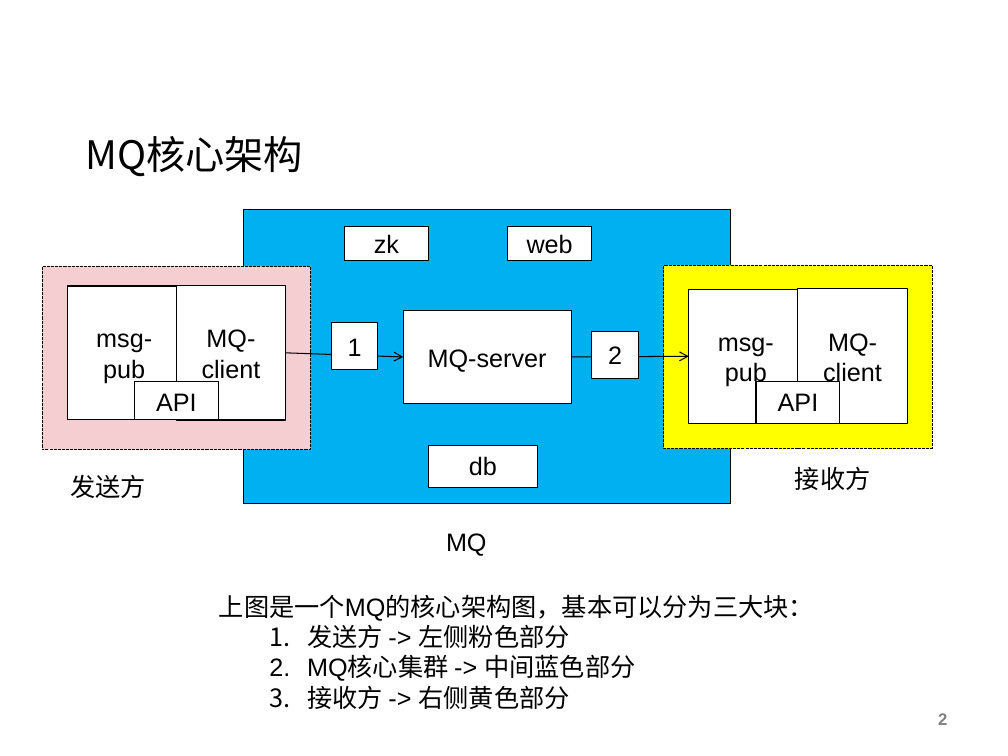
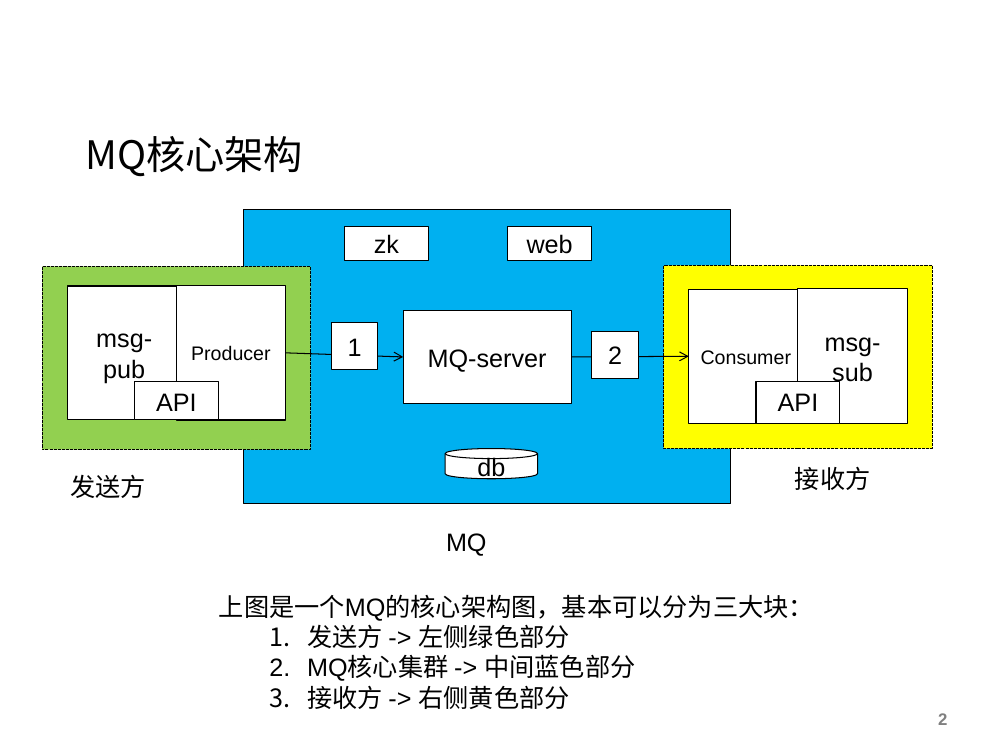
Before and after one commit to charlesmao/document, a slide deck: slide 2 of MQ消息总线的幂等性设计.pptx. Drawn at 1008x756 pixels with LibreOffice and Linux fonts; fonts in the diff are those of the drawing; background and template pictures are left out. Boxes give left, top, right and bottom in pixels: in the first picture for what was removed or moved away, otherwise in the second. Text is boxed around its words. In the diff, an @@ line names an element or a change of style, - is before the commit and + after.

Commit message:
MQ ppt modify

```diff
--- a/MQ消息总线的幂等性设计.pptx
+++ b/MQ消息总线的幂等性设计.pptx
@@ rectangle at (42, 266, 310, 450): fill #F4CED0 to #92D050 @@
@@ text in rectangle at (191, 345, 271, 361): text changed; size 18 to 14 pt @@
-MQ-client
+Producer
@@ text in rectangle at (701, 350, 792, 365): text changed; size 18 to 14 pt @@
-msg-pub
+Consumer
@@ text in rectangle at (825, 337, 881, 387): text changed @@
-MQ-client
+msg-sub
@@ cylinder "db": place and size @@
-cylinder "db" at (428, 446, 537, 488)
+cylinder "db" at (446, 449, 538, 479)
@@ cylinder "db" at (446, 449, 538, 479): vertical alignment top to middle; rectangle to cylinder @@
@@ text at (307, 620, 570, 648): text changed @@
-  1. 发送方 -> 左侧粉色部分
+  1. 发送方 -> 左侧绿色部分
```
Also in this commit, not shown: 4 other slides changed.
